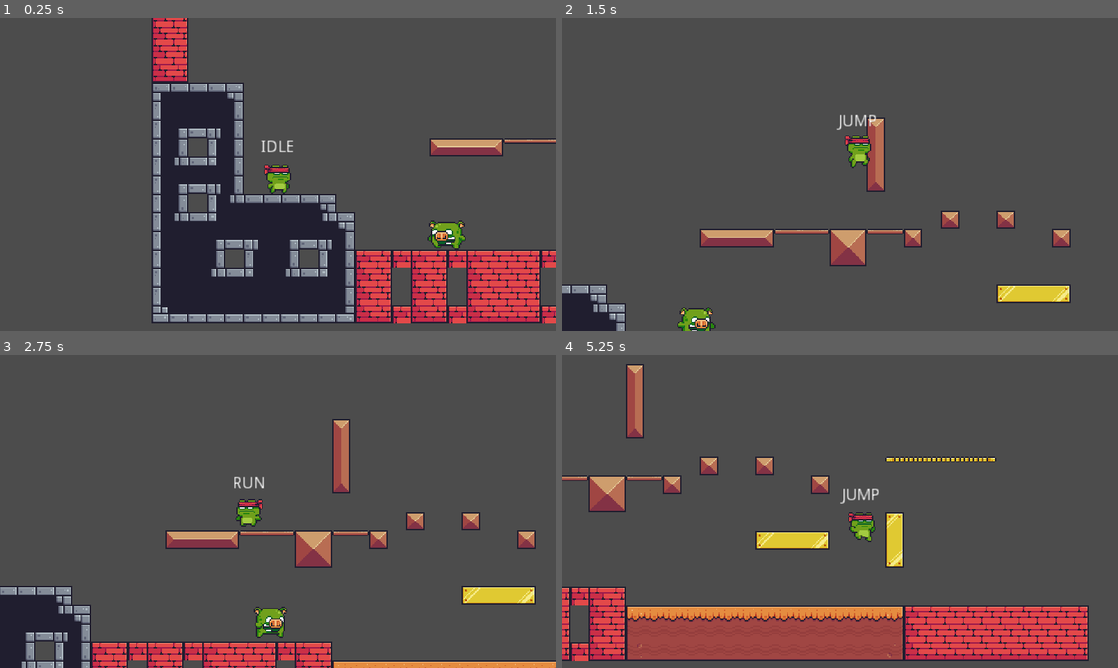
Above: before the commit, frames 1-4 (two rows, left to right).
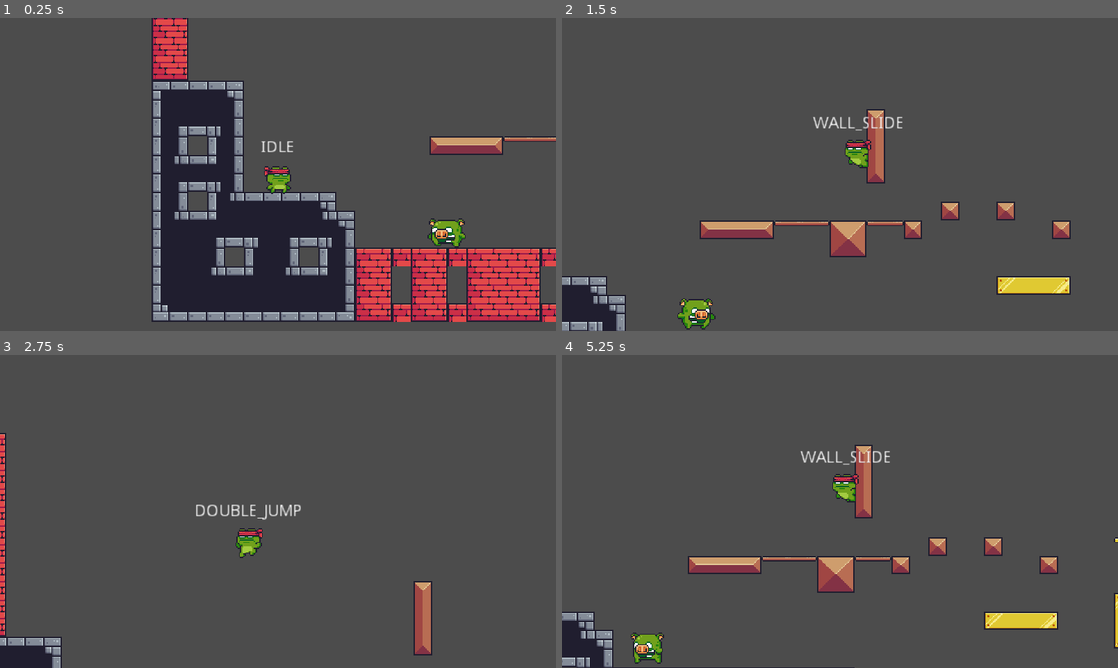
Above: after the commit, the same moments.

Repository: ChrisTutorials/ChrisTutorials-2D-Godot-Platformer
Game: Godot game, scene res://Maps/Level1.tscn
Same seed, same stepped clock (60 frames per second), same inputs: the game is played once before the commit and once after it.
Inputs:
- Up to frame 1 (0.25 s): no input
- Up to frame 2 (1.5 s): hold D (right) from 0.53 s (still down); tap Space (jump) at 0.6, 0.77, 1.07, 1.35 s
- Up to frame 3 (2.75 s): tap Space (jump) at 1.52, 1.82, 2.1 s; release D (right) at 2.03 s; hold A (left) from 2.03 s (still down)
- Up to frame 4 (5.25 s): release A (left) at 2.78 s; hold D (right) 2.78-4.28 s; tap Space (jump) at 2.85, 3.02, 3.32, 3.6, 3.77, 4.07, 4.35, 4.52, 4.82, 5.1 s; hold A (left) 4.28-5.03 s; hold D (right) from 5.03 s (still down)

The runs differ from the first frame. In frame 1, 9.5% of the frame differs, in the area x 27-100%, y 0-98%; in frame 2, 6.7%; in frame 3, 15%; in frame 4, 26%, in the area x 0-100%, y 2-100%.

Commit message:
Part 25 - Finished Wall Sliding & Jumping

Diff:
--- a/Characters/Player.gd
+++ b/Characters/Player.gd
@@ -1,18 +1,20 @@
 extends "res://Characters/Character.gd"
 
-export(float) var move_speed = 200
-export(float) var jump_impulse = 600
+export(float) var move_speed = 180
+export(float) var jump_impulse = 500
 export(float) var enemy_bounce_impulse = 400
 export(float) var knockback_collision_speed = 50
+export(float) var wall_slide_friction = 0.5
 export(int) var max_jumps = 2
 export(float) var jump_damage = 1
 
-enum STATE { IDLE, RUN, JUMP, DOUBLE_JUMP, HIT}
+enum STATE { IDLE, RUN, JUMP, DOUBLE_JUMP, HIT, WALL_SLIDE}
 
 onready var animated_sprite = $AnimatedSprite
 onready var animation_tree = $AnimationTree
 onready var jump_hitbox = $JumpHitbox
 onready var invincible_timer = $InvincibleTimer
+onready var wall_jump_timer = $WallJumpTimer
 
 signal changed_state(new_state_string, new_state_id)
 
@@ -20,6 +22,8 @@
 
 var current_state = STATE.IDLE setget set_current_state
 var jumps = 0
+var wall_jump_direction : Vector2
+var is_bordering_wall : bool
 
 func _physics_process(delta):
 	var input = get_player_input()
@@ -27,14 +31,22 @@
 
 	velocity = move_and_slide(velocity, Vector2.UP)
 
+	is_bordering_wall = get_is_on_wall_raycast_test()
 	set_anim_parameters()
 
 	match(current_state):
 		STATE.IDLE, STATE.RUN, STATE.JUMP, STATE.DOUBLE_JUMP:
-			velocity = normal_move(input)
+			if(wall_jump_timer.is_stopped()):
+				velocity = normal_move(input)
+			else:
+				velocity = wall_jumping_movement()
+
 			pick_next_state()
 		STATE.HIT:
 			velocity = hit_move()
+		STATE.WALL_SLIDE:
+			velocity = wall_slide_move()
+			pick_next_state()
 
 func normal_move(input):
 	adjust_flip_direction(input)
@@ -57,6 +69,18 @@
 	knockback_direction = knockback_direction.normalized()
 
 	return knockback_collision_speed * knockback_direction
+
+func wall_slide_move():
+	return Vector2(
+		velocity.x,
+		min(velocity.y + (GameSettings.gravity * wall_slide_friction), GameSettings.terminal_velocity)
+	)
+
+func wall_jumping_movement():
+	return Vector2(
+		move_speed * wall_jump_direction.x,
+		min(velocity.y + GameSettings.gravity, GameSettings.terminal_velocity)
+	)
 
 func adjust_flip_direction(input : Vector2):
 	if(sign(input.x) == 1):
@@ -67,6 +91,15 @@
 func set_anim_parameters():
 	animation_tree.set("parameters/x_sign/blend_position", sign(velocity.x))
 	animation_tree.set("parameters/y_sign/blend_amount", sign(velocity.y))
+
+	var is_on_wall_int : int
+
+	if(is_bordering_wall):
+		is_on_wall_int = 1
+	else:
+		is_on_wall_int = 0
+
+	animation_tree.set("parameters/is_on_wall/blend_amount", is_on_wall_int)
 
 func pick_next_state():
 	if(is_on_floor()):
@@ -79,10 +112,15 @@
 			self.current_state = STATE.RUN
 		else:
 			self.current_state = STATE.IDLE
-	else:
-		if(Input.is_action_just_pressed("jump") && jumps < max_jumps):
+	elif(Input.is_action_just_pressed("jump") && jumps < max_jumps):
+		if(is_bordering_wall):
+			self.current_state = STATE.JUMP
+		else:
 			self.current_state = STATE.DOUBLE_JUMP
-
+	elif(is_bordering_wall):
+		self.current_state = STATE.WALL_SLIDE
+	elif(self.current_state == STATE.WALL_SLIDE && !is_bordering_wall):
+		self.current_state = STATE.JUMP
 
 # Uses Input to determine which directions the player is pressing down on for use in movement
 func get_player_input():
@@ -93,9 +131,34 @@
 
 	return input
 
+# Returns the direction that the character is currently facing based on the
+# flip direction of the animated sprite
+func get_facing_direction():
+	if(animated_sprite.flip_h == false):
+		return Vector2.RIGHT
+	else:
+		return Vector2.LEFT
+
+# Checks the currently facing direction for any walls right in front of the character
+# Returns true if it finds a wall and false otherwise
+func get_is_on_wall_raycast_test():
+	var space_state = get_world_2d().direct_space_state
+	var result = space_state.intersect_ray(global_position, global_position + 10 * get_facing_direction(), [self], self.collision_mask)
+
+	if(result.size() > 0):
+		return true
+	else:
+		return false
+
 func jump():
 	velocity.y = -jump_impulse
 	jumps += 1
+
+func wall_jump():
+	velocity.y = -jump_impulse
+	jumps = 1
+	wall_jump_direction = -get_facing_direction()
+	wall_jump_timer.start()
 
 func _on_JumpHitbox_area_shape_entered(area_id, area, area_shape, local_shape):
 	var enemy = area.owner
@@ -126,12 +189,20 @@
 func set_current_state(new_state):
 	match(new_state):
 		STATE.JUMP:
-			jump()
+			if(current_state == STATE.WALL_SLIDE):
+				# There are multiple ways to enter jump state, only
+				# run the jump function when it is actually pressed down
+				if(Input.is_action_just_pressed("jump")):
+					wall_jump()
+			else:
+				jump()
 		STATE.DOUBLE_JUMP:
 			jump()
 			animation_tree.set("parameters/double_jump/active", true)
 		STATE.HIT:
 			animation_tree.set("parameters/hit/active", true)
+		STATE.WALL_SLIDE:
+			jumps = 0
 
 	current_state = new_state
 	emit_signal("changed_state", STATE.keys()[new_state], new_state)
--- a/Characters/Player.tscn
+++ b/Characters/Player.tscn
@@ -11,172 +11,177 @@
 [ext_resource path="res://Characters/StateLabel.gd" type="Script" id=9]
 
 [sub_resource type="AtlasTexture" id=1]
-atlas = ExtResource( 4 )
-region = Rect2( 0, 0, 32, 32 )
-
-[sub_resource type="AtlasTexture" id=2]
-atlas = ExtResource( 4 )
-region = Rect2( 32, 0, 32, 32 )
-
-[sub_resource type="AtlasTexture" id=3]
-atlas = ExtResource( 4 )
-region = Rect2( 64, 0, 32, 32 )
-
-[sub_resource type="AtlasTexture" id=4]
-atlas = ExtResource( 4 )
-region = Rect2( 96, 0, 32, 32 )
-
-[sub_resource type="AtlasTexture" id=5]
-atlas = ExtResource( 4 )
-region = Rect2( 128, 0, 32, 32 )
-
-[sub_resource type="AtlasTexture" id=6]
-atlas = ExtResource( 4 )
-region = Rect2( 160, 0, 32, 32 )
-
-[sub_resource type="AtlasTexture" id=7]
-atlas = ExtResource( 4 )
-region = Rect2( 192, 0, 32, 32 )
-
-[sub_resource type="AtlasTexture" id=8]
-atlas = ExtResource( 4 )
-region = Rect2( 224, 0, 32, 32 )
-
-[sub_resource type="AtlasTexture" id=9]
-atlas = ExtResource( 4 )
-region = Rect2( 256, 0, 32, 32 )
-
-[sub_resource type="AtlasTexture" id=10]
-atlas = ExtResource( 4 )
-region = Rect2( 288, 0, 32, 32 )
-
-[sub_resource type="AtlasTexture" id=11]
-atlas = ExtResource( 4 )
-region = Rect2( 320, 0, 32, 32 )
-
-[sub_resource type="AtlasTexture" id=12]
-atlas = ExtResource( 5 )
-region = Rect2( 0, 0, 32, 32 )
-
-[sub_resource type="AtlasTexture" id=13]
-atlas = ExtResource( 5 )
-region = Rect2( 32, 0, 32, 32 )
-
-[sub_resource type="AtlasTexture" id=14]
-atlas = ExtResource( 5 )
-region = Rect2( 64, 0, 32, 32 )
-
-[sub_resource type="AtlasTexture" id=15]
-atlas = ExtResource( 5 )
-region = Rect2( 96, 0, 32, 32 )
-
-[sub_resource type="AtlasTexture" id=16]
-atlas = ExtResource( 5 )
-region = Rect2( 128, 0, 32, 32 )
-
-[sub_resource type="AtlasTexture" id=17]
-atlas = ExtResource( 5 )
-region = Rect2( 160, 0, 32, 32 )
-
-[sub_resource type="AtlasTexture" id=18]
-atlas = ExtResource( 6 )
-region = Rect2( 0, 0, 32, 32 )
-
-[sub_resource type="AtlasTexture" id=19]
-atlas = ExtResource( 6 )
-region = Rect2( 32, 0, 32, 32 )
-
-[sub_resource type="AtlasTexture" id=20]
-atlas = ExtResource( 6 )
-region = Rect2( 64, 0, 32, 32 )
-
-[sub_resource type="AtlasTexture" id=21]
-atlas = ExtResource( 6 )
-region = Rect2( 96, 0, 32, 32 )
-
-[sub_resource type="AtlasTexture" id=22]
-atlas = ExtResource( 6 )
-region = Rect2( 128, 0, 32, 32 )
-
-[sub_resource type="AtlasTexture" id=23]
-atlas = ExtResource( 6 )
-region = Rect2( 160, 0, 32, 32 )
-
-[sub_resource type="AtlasTexture" id=24]
-atlas = ExtResource( 6 )
-region = Rect2( 192, 0, 32, 32 )
-
-[sub_resource type="AtlasTexture" id=25]
-atlas = ExtResource( 2 )
-region = Rect2( 0, 0, 32, 32 )
-
-[sub_resource type="AtlasTexture" id=26]
-atlas = ExtResource( 2 )
-region = Rect2( 32, 0, 32, 32 )
-
-[sub_resource type="AtlasTexture" id=27]
-atlas = ExtResource( 2 )
-region = Rect2( 64, 0, 32, 32 )
-
-[sub_resource type="AtlasTexture" id=28]
-atlas = ExtResource( 2 )
-region = Rect2( 96, 0, 32, 32 )
-
-[sub_resource type="AtlasTexture" id=29]
-atlas = ExtResource( 2 )
-region = Rect2( 128, 0, 32, 32 )
-
-[sub_resource type="AtlasTexture" id=30]
-atlas = ExtResource( 2 )
-region = Rect2( 160, 0, 32, 32 )
-
-[sub_resource type="AtlasTexture" id=31]
-atlas = ExtResource( 2 )
-region = Rect2( 192, 0, 32, 32 )
-
-[sub_resource type="AtlasTexture" id=32]
-atlas = ExtResource( 2 )
-region = Rect2( 224, 0, 32, 32 )
-
-[sub_resource type="AtlasTexture" id=33]
-atlas = ExtResource( 2 )
-region = Rect2( 256, 0, 32, 32 )
-
-[sub_resource type="AtlasTexture" id=34]
-atlas = ExtResource( 2 )
-region = Rect2( 288, 0, 32, 32 )
-
-[sub_resource type="AtlasTexture" id=35]
-atlas = ExtResource( 2 )
-region = Rect2( 320, 0, 32, 32 )
-
-[sub_resource type="AtlasTexture" id=36]
-atlas = ExtResource( 2 )
-region = Rect2( 352, 0, 32, 32 )
-
-[sub_resource type="AtlasTexture" id=37]
 atlas = ExtResource( 3 )
 region = Rect2( 0, 0, 32, 32 )
 
-[sub_resource type="AtlasTexture" id=38]
+[sub_resource type="AtlasTexture" id=2]
 atlas = ExtResource( 3 )
 region = Rect2( 32, 0, 32, 32 )
 
-[sub_resource type="AtlasTexture" id=39]
+[sub_resource type="AtlasTexture" id=3]
 atlas = ExtResource( 3 )
 region = Rect2( 64, 0, 32, 32 )
 
-[sub_resource type="AtlasTexture" id=40]
+[sub_resource type="AtlasTexture" id=4]
 atlas = ExtResource( 3 )
 region = Rect2( 96, 0, 32, 32 )
 
-[sub_resource type="AtlasTexture" id=41]
+[sub_resource type="AtlasTexture" id=5]
 atlas = ExtResource( 3 )
 region = Rect2( 128, 0, 32, 32 )
 
+[sub_resource type="AtlasTexture" id=6]
+atlas = ExtResource( 4 )
+region = Rect2( 0, 0, 32, 32 )
+
+[sub_resource type="AtlasTexture" id=7]
+atlas = ExtResource( 4 )
+region = Rect2( 32, 0, 32, 32 )
+
+[sub_resource type="AtlasTexture" id=8]
+atlas = ExtResource( 4 )
+region = Rect2( 64, 0, 32, 32 )
+
+[sub_resource type="AtlasTexture" id=9]
+atlas = ExtResource( 4 )
+region = Rect2( 96, 0, 32, 32 )
+
+[sub_resource type="AtlasTexture" id=10]
+atlas = ExtResource( 4 )
+region = Rect2( 128, 0, 32, 32 )
+
+[sub_resource type="AtlasTexture" id=11]
+atlas = ExtResource( 4 )
+region = Rect2( 160, 0, 32, 32 )
+
+[sub_resource type="AtlasTexture" id=12]
+atlas = ExtResource( 4 )
+region = Rect2( 192, 0, 32, 32 )
+
+[sub_resource type="AtlasTexture" id=13]
+atlas = ExtResource( 4 )
+region = Rect2( 224, 0, 32, 32 )
+
+[sub_resource type="AtlasTexture" id=14]
+atlas = ExtResource( 4 )
+region = Rect2( 256, 0, 32, 32 )
+
+[sub_resource type="AtlasTexture" id=15]
+atlas = ExtResource( 4 )
+region = Rect2( 288, 0, 32, 32 )
+
+[sub_resource type="AtlasTexture" id=16]
+atlas = ExtResource( 4 )
+region = Rect2( 320, 0, 32, 32 )
+
+[sub_resource type="AtlasTexture" id=17]
+atlas = ExtResource( 5 )
+region = Rect2( 0, 0, 32, 32 )
+
+[sub_resource type="AtlasTexture" id=18]
+atlas = ExtResource( 5 )
+region = Rect2( 32, 0, 32, 32 )
+
+[sub_resource type="AtlasTexture" id=19]
+atlas = ExtResource( 5 )
+region = Rect2( 64, 0, 32, 32 )
+
+[sub_resource type="AtlasTexture" id=20]
+atlas = ExtResource( 5 )
+region = Rect2( 96, 0, 32, 32 )
+
+[sub_resource type="AtlasTexture" id=21]
+atlas = ExtResource( 5 )
+region = Rect2( 128, 0, 32, 32 )
+
+[sub_resource type="AtlasTexture" id=22]
+atlas = ExtResource( 5 )
+region = Rect2( 160, 0, 32, 32 )
+
+[sub_resource type="AtlasTexture" id=23]
+atlas = ExtResource( 6 )
+region = Rect2( 0, 0, 32, 32 )
+
+[sub_resource type="AtlasTexture" id=24]
+atlas = ExtResource( 6 )
+region = Rect2( 32, 0, 32, 32 )
+
+[sub_resource type="AtlasTexture" id=25]
+atlas = ExtResource( 6 )
+region = Rect2( 64, 0, 32, 32 )
+
+[sub_resource type="AtlasTexture" id=26]
+atlas = ExtResource( 6 )
+region = Rect2( 96, 0, 32, 32 )
+
+[sub_resource type="AtlasTexture" id=27]
+atlas = ExtResource( 6 )
+region = Rect2( 128, 0, 32, 32 )
+
+[sub_resource type="AtlasTexture" id=28]
+atlas = ExtResource( 6 )
+region = Rect2( 160, 0, 32, 32 )
+
+[sub_resource type="AtlasTexture" id=29]
+atlas = ExtResource( 6 )
+region = Rect2( 192, 0, 32, 32 )
+
+[sub_resource type="AtlasTexture" id=30]
+atlas = ExtResource( 2 )
+region = Rect2( 0, 0, 32, 32 )
+
+[sub_resource type="AtlasTexture" id=31]
+atlas = ExtResource( 2 )
+region = Rect2( 32, 0, 32, 32 )
+
+[sub_resource type="AtlasTexture" id=32]
+atlas = ExtResource( 2 )
+region = Rect2( 64, 0, 32, 32 )
+
+[sub_resource type="AtlasTexture" id=33]
+atlas = ExtResource( 2 )
+region = Rect2( 96, 0, 32, 32 )
+
+[sub_resource type="AtlasTexture" id=34]
+atlas = ExtResource( 2 )
+region = Rect2( 128, 0, 32, 32 )
+
+[sub_resource type="AtlasTexture" id=35]
+atlas = ExtResource( 2 )
+region = Rect2( 160, 0, 32, 32 )
+
+[sub_resource type="AtlasTexture" id=36]
+atlas = ExtResource( 2 )
+region = Rect2( 192, 0, 32, 32 )
+
+[sub_resource type="AtlasTexture" id=37]
+atlas = ExtResource( 2 )
+region = Rect2( 224, 0, 32, 32 )
+
+[sub_resource type="AtlasTexture" id=38]
+atlas = ExtResource( 2 )
+region = Rect2( 256, 0, 32, 32 )
+
+[sub_resource type="AtlasTexture" id=39]
+atlas = ExtResource( 2 )
+region = Rect2( 288, 0, 32, 32 )
+
+[sub_resource type="AtlasTexture" id=40]
+atlas = ExtResource( 2 )
+region = Rect2( 320, 0, 32, 32 )
+
+[sub_resource type="AtlasTexture" id=41]
+atlas = ExtResource( 2 )
+region = Rect2( 352, 0, 32, 32 )
+
 [sub_resource type="SpriteFrames" id=42]
 animations = [ {
-"frames": [ SubResource( 1 ), SubResource( 2 ), SubResource( 3 ), SubResource( 4 ), SubResource( 5 ), SubResource( 6 ), SubResource( 7 ), SubResource( 8 ), SubResource( 9 ), SubResource( 10 ), SubResource( 11 ) ],
+"frames": [ SubResource( 1 ), SubResource( 2 ), SubResource( 3 ), SubResource( 4 ), SubResource( 5 ) ],
+"loop": true,
+"name": "wall_slide",
+"speed": 20.0
+}, {
+"frames": [ SubResource( 6 ), SubResource( 7 ), SubResource( 8 ), SubResource( 9 ), SubResource( 10 ), SubResource( 11 ), SubResource( 12 ), SubResource( 13 ), SubResource( 14 ), SubResource( 15 ), SubResource( 16 ) ],
 "loop": true,
 "name": "idle",
 "speed": 20.0
@@ -186,12 +191,12 @@
 "name": "jump",
 "speed": 20.0
 }, {
-"frames": [ SubResource( 12 ), SubResource( 13 ), SubResource( 14 ), SubResource( 15 ), SubResource( 16 ), SubResource( 17 ) ],
+"frames": [ SubResource( 17 ), SubResource( 18 ), SubResource( 19 ), SubResource( 20 ), SubResource( 21 ), SubResource( 22 ) ],
 "loop": true,
 "name": "double_jump",
 "speed": 20.0
 }, {
-"frames": [ SubResource( 18 ), SubResource( 19 ), SubResource( 20 ), SubResource( 21 ), SubResource( 22 ), SubResource( 23 ), SubResource( 24 ) ],
+"frames": [ SubResource( 23 ), SubResource( 24 ), SubResource( 25 ), SubResource( 26 ), SubResource( 27 ), SubResource( 28 ), SubResource( 29 ) ],
 "loop": true,
 "name": "hit",
 "speed": 20.0
@@ -201,20 +206,14 @@
 "name": "fall",
 "speed": 20.0
 }, {
-"frames": [ SubResource( 25 ), SubResource( 26 ), SubResource( 27 ), SubResource( 28 ), SubResource( 29 ), SubResource( 30 ), SubResource( 31 ), SubResource( 32 ), SubResource( 33 ), SubResource( 34 ), SubResource( 35 ), SubResource( 36 ) ],
+"frames": [ SubResource( 30 ), SubResource( 31 ), SubResource( 32 ), SubResource( 33 ), SubResource( 34 ), SubResource( 35 ), SubResource( 36 ), SubResource( 37 ), SubResource( 38 ), SubResource( 39 ), SubResource( 40 ), SubResource( 41 ) ],
 "loop": true,
 "name": "run",
 "speed": 20.0
-}, {
-"frames": [ SubResource( 37 ), SubResource( 38 ), SubResource( 39 ), SubResource( 40 ), SubResource( 41 ) ],
-"loop": true,
-"name": "wall_jump",
-"speed": 20.0
 } ]
 
-[sub_resource type="CapsuleShape2D" id=43]
-radius = 7.0
-height = 10.0
+[sub_resource type="RectangleShape2D" id=66]
+extents = Vector2( 7, 10 )
 
 [sub_resource type="Animation" id=44]
 resource_name = "double_jump"
@@ -337,67 +336,93 @@
 "values": [ "run" ]
 }
 
-[sub_resource type="AnimationNodeAnimation" id=50]
+[sub_resource type="Animation" id=50]
+resource_name = "wall_slide"
+length = 0.05
+loop = true
+tracks/0/type = "value"
+tracks/0/path = NodePath("AnimatedSprite:animation")
+tracks/0/interp = 1
+tracks/0/loop_wrap = true
+tracks/0/imported = false
+tracks/0/enabled = true
+tracks/0/keys = {
+"times": PoolRealArray( 0 ),
+"transitions": PoolRealArray( 1 ),
+"update": 1,
+"values": [ "wall_slide" ]
+}
+
+[sub_resource type="AnimationNodeAnimation" id=51]
 animation = "fall"
 
-[sub_resource type="AnimationNodeAnimation" id=51]
+[sub_resource type="AnimationNodeAnimation" id=52]
 animation = "double_jump"
 
-[sub_resource type="AnimationNodeAnimation" id=52]
+[sub_resource type="AnimationNodeAnimation" id=53]
 animation = "hit"
 
-[sub_resource type="AnimationNodeAnimation" id=53]
+[sub_resource type="AnimationNodeAnimation" id=54]
+animation = "wall_slide"
+
+[sub_resource type="AnimationNodeAnimation" id=55]
 animation = "jump"
 
-[sub_resource type="AnimationNodeOneShot" id=54]
+[sub_resource type="AnimationNodeOneShot" id=56]
 fadein_time = 0.0
 fadeout_time = 0.0
 
-[sub_resource type="AnimationNodeOneShot" id=55]
+[sub_resource type="AnimationNodeOneShot" id=57]
 fadein_time = 0.0
 fadeout_time = 0.0
 
-[sub_resource type="AnimationNodeAnimation" id=56]
+[sub_resource type="AnimationNodeBlend2" id=58]
+
+[sub_resource type="AnimationNodeAnimation" id=59]
 animation = "idle"
 
-[sub_resource type="AnimationNodeAnimation" id=57]
+[sub_resource type="AnimationNodeAnimation" id=60]
 animation = "run"
 
-[sub_resource type="AnimationNodeAnimation" id=58]
+[sub_resource type="AnimationNodeAnimation" id=61]
 animation = "run"
 
-[sub_resource type="AnimationNodeBlendSpace1D" id=59]
-blend_point_0/node = SubResource( 56 )
+[sub_resource type="AnimationNodeBlendSpace1D" id=62]
+blend_point_0/node = SubResource( 59 )
 blend_point_0/pos = 0.0
-blend_point_1/node = SubResource( 57 )
+blend_point_1/node = SubResource( 60 )
 blend_point_1/pos = 1.0
-blend_point_2/node = SubResource( 58 )
+blend_point_2/node = SubResource( 61 )
 blend_point_2/pos = -1.0
 
-[sub_resource type="AnimationNodeBlend3" id=60]
-
-[sub_resource type="AnimationNodeBlendTree" id=61]
-graph_offset = Vector2( -122, -108 )
-nodes/Animation/node = SubResource( 53 )
+[sub_resource type="AnimationNodeBlend3" id=63]
+
+[sub_resource type="AnimationNodeBlendTree" id=64]
+graph_offset = Vector2( -56, -72 )
+nodes/Animation/node = SubResource( 55 )
 nodes/Animation/position = Vector2( -130, -10 )
-"nodes/Animation 2/node" = SubResource( 50 )
+"nodes/Animation 2/node" = SubResource( 51 )
 "nodes/Animation 2/position" = Vector2( 0, 220 )
-"nodes/Animation 3/node" = SubResource( 51 )
+"nodes/Animation 3/node" = SubResource( 52 )
 "nodes/Animation 3/position" = Vector2( 290, 220 )
-"nodes/Animation 4/node" = SubResource( 52 )
-"nodes/Animation 4/position" = Vector2( 600, 240 )
-nodes/double_jump/node = SubResource( 54 )
-nodes/double_jump/position = Vector2( 540, 30 )
-nodes/hit/node = SubResource( 55 )
-nodes/hit/position = Vector2( 860, 40 )
-nodes/output/position = Vector2( 1080, 0 )
-nodes/x_sign/node = SubResource( 59 )
+"nodes/Animation 4/node" = SubResource( 53 )
+"nodes/Animation 4/position" = Vector2( 890, 240 )
+"nodes/Animation 5/node" = SubResource( 54 )
+"nodes/Animation 5/position" = Vector2( 560, 250 )
+nodes/double_jump/node = SubResource( 56 )
+nodes/double_jump/position = Vector2( 500, 20 )
+nodes/hit/node = SubResource( 57 )
+nodes/hit/position = Vector2( 1050, 10 )
+nodes/is_on_wall/node = SubResource( 58 )
+nodes/is_on_wall/position = Vector2( 770, 30 )
+nodes/output/position = Vector2( 1270, -10 )
+nodes/x_sign/node = SubResource( 62 )
 nodes/x_sign/position = Vector2( -230, 140 )
-nodes/y_sign/node = SubResource( 60 )
+nodes/y_sign/node = SubResource( 63 )
 nodes/y_sign/position = Vector2( 210, 0 )
-node_connections = [ "output", 0, "hit", "double_jump", 0, "y_sign", "double_jump", 1, "Animation 3", "hit", 0, "double_jump", "hit", 1, "Animation 4", "y_sign", 0, "Animation", "y_sign", 1, "x_sign", "y_sign", 2, "Animation 2" ]
-
-[sub_resource type="RectangleShape2D" id=62]
+node_connections = [ "is_on_wall", 0, "double_jump", "is_on_wall", 1, "Animation 5", "output", 0, "hit", "double_jump", 0, "y_sign", "double_jump", 1, "Animation 3", "hit", 0, "is_on_wall", "hit", 1, "Animation 4", "y_sign", 0, "Animation", "y_sign", 1, "x_sign", "y_sign", 2, "Animation 2" ]
+
+[sub_resource type="RectangleShape2D" id=65]
 extents = Vector2( 6, 1 )
 
 [node name="Player" type="KinematicBody2D"]
@@ -407,12 +432,11 @@
 [node name="AnimatedSprite" type="AnimatedSprite" parent="."]
 frames = SubResource( 42 )
 animation = "idle"
-frame = 9
 playing = true
 
 [node name="CollisionShape2D" type="CollisionShape2D" parent="."]
 position = Vector2( 0, 4 )
-shape = SubResource( 43 )
+shape = SubResource( 66 )
 
 [node name="AnimationPlayer" type="AnimationPlayer" parent="."]
 anims/double_jump = SubResource( 44 )
@@ -421,13 +445,15 @@
 anims/idle = SubResource( 47 )
 anims/jump = SubResource( 48 )
 anims/run = SubResource( 49 )
+anims/wall_slide = SubResource( 50 )
 
 [node name="AnimationTree" type="AnimationTree" parent="."]
-tree_root = SubResource( 61 )
+tree_root = SubResource( 64 )
 anim_player = NodePath("../AnimationPlayer")
 active = true
 parameters/double_jump/active = false
 parameters/hit/active = false
+parameters/is_on_wall/blend_amount = 0.0
 parameters/x_sign/blend_position = 0
 parameters/y_sign/blend_amount = 0.0
 
@@ -449,10 +475,14 @@
 collision_mask = 2048
 
 [node name="CollisionShape2D" type="CollisionShape2D" parent="JumpHitbox"]
-shape = SubResource( 62 )
+shape = SubResource( 65 )
 
 [node name="InvincibleTimer" type="Timer" parent="."]
 one_shot = true
 
+[node name="WallJumpTimer" type="Timer" parent="."]
+wait_time = 0.15
+one_shot = true
+
 [connection signal="changed_state" from="." to="StateLabel" method="_on_Player_changed_state"]
 [connection signal="area_shape_entered" from="JumpHitbox" to="." method="_on_JumpHitbox_area_shape_entered"]
--- a/Singleton/GameSettings.gd
+++ b/Singleton/GameSettings.gd
@@ -1,6 +1,6 @@
 extends Node
 
-export(float) var gravity = 50
+export(float) var gravity = 40
 export(float) var terminal_velocity = 300
 export(bool) var should_randomize = true
 
Not shown: 1 places in Characters/Player.tscn that only renumber resources
